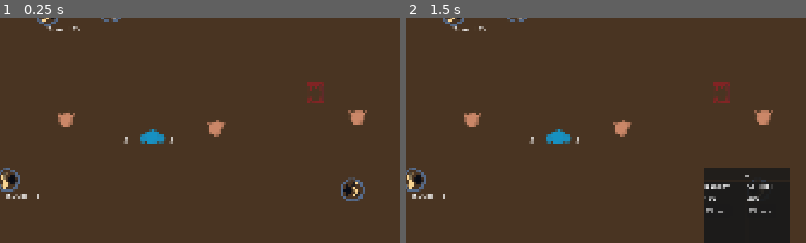
Above: before the commit, frames 1-2 (left to right).
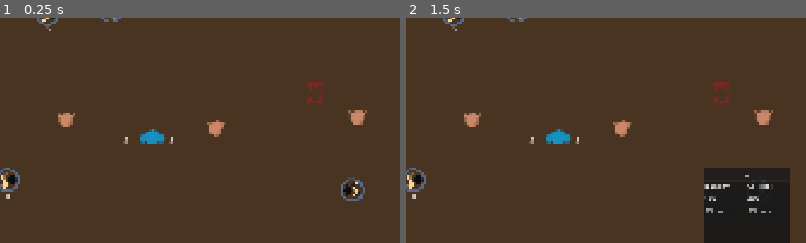
Above: after the commit, the same moments.

Repository: gp-it-be/chory
Game: Godot game, scene res://main/game.tscn
Same seed, same stepped clock (60 frames per second), same inputs: the game is played once before the commit and once after it. The engine's default icon, where the game draws it, is replaced by a stand-in: a white triangle on a blue panel in a dark square.
Inputs (mouse positions are % of the whole screen's width and height, from its top left):
- Up to frame 1 (0.25 s): no input
- Up to frame 2 (1.5 s): click (97, 6) at 0.5 s; click (97, 6) at 1.25 s
The pictures show only the part of the screen within x 7-57%, y 8-58%; the shares and areas given below are measured in that part.

The runs differ from the first frame. In frame 1, 0.1% of the frame differs, in the area x 2-20%, y 3-81%; in frame 2, 0.1%.
Error in both runs: Invalid assignment of property or key 'visible' with value of type 'bool' on a base object of type 'Nil'. (res://factory/ui/ui.gd:34)

Commit message:
have things delivering wait for enough room

Diff:
--- a/items/containers/bin/bin.gd
+++ b/items/containers/bin/bin.gd
@@ -9,7 +9,7 @@
 	_stock.stock_changed.connect(func(value):
 		$Debug.text = _stock.debug_string()
 		)
-	_stock.try_add(start_count, Items.ItemType.CIRCLE)
+	_stock.try_add_all_or_nothing(Items.Quantities.new({Items.ItemType.CIRCLE: start_count}))
 	FactoryController.register_container(self)
 
 func as_provider():
--- a/items/containers/buypoint/buypoint.gd
+++ b/items/containers/buypoint/buypoint.gd
@@ -15,13 +15,12 @@
 	_update_debug()
 	$UI.buy_requested.connect(buy)
 	$UI.close_requested.connect(unselect)
-	_stock.try_add(1, Items.ItemType.CIRCLE)
 	FactoryController.register_container(self)
 
 func buy(itemType: Items.ItemType):
 	##TODO de-prototype
 	if Money.money >= 50:
-		if _stock.try_add(1, itemType):
+		if _stock.try_add_all_or_nothing(Items.Quantities.new({itemType: 1})):
 			Money.add_money(-50)
 		else:
 			print("Couldnt buy because stock dont allow")
--- a/items/containers/salepoint/salepoint.gd
+++ b/items/containers/salepoint/salepoint.gd
@@ -14,6 +14,6 @@
 	return GlobalPosition.wrap(self)
 
 #This is the ItemSink's try_add (make it more explicit this is a moneymachine?)
-func try_add(amount: int, _type: Items.ItemType) -> bool:
-	Money.add_money(amount * 100)
+func try_add_all_or_nothing(quantities: Items.Quantities) -> bool:
+	Money.add_money(quantities.total() * 100)
 	return true
--- a/items/inventory.gd
+++ b/items/inventory.gd
@@ -30,17 +30,6 @@
 		return TakeResultSuccess.new(to_take)
 	return TakeResultNone.new()
 
-func try_add(amount: int, type: Items.ItemType) -> bool: #wether adding was succesful
-	if(amount == 0): return true
-	if not allow_multiple_types_together:
-		if count(Items.AcceptAll.new()) != _counts.get_count(type):
-			print("Couldnt add because theres items of different type")
-			return false
-	_counts.set_count(type, _counts.get_count(type) + amount)
-	stock_changed.emit(_counts)
-	return true
-
-
 func try_add_all_or_nothing(to_add: Items.Quantities) -> bool: #wether adding was succesful
 	if to_add.empty(): return true
 	var added = _counts.with_added(to_add)
@@ -61,6 +50,29 @@
 		if filter.amount_matching(counts) >= amount:
 			return
 
+func wait_for_at_least_quantities(quantities: Items.Quantities):
+	if _counts.has_all(quantities):
+			return
+	while true:
+		await stock_changed
+		if _counts.has_all(quantities):
+			return
+
+func wait_for_room_for(quantities: Items.Quantities):
+	if allow_multiple_types_together: return
+	if quantities.get_types().size() > 1:
+		push_error("Infinitely waiting for room that will never be available.")
+
+	if _only_has_type(quantities): return
+	while true:
+		await stock_changed
+		if _only_has_type(quantities): return
+
+func _only_has_type(quantities: Items.Quantities):
+	var result = _counts.get_types().all(quantities.get_types().has)
+	print(result, " only has types of items to be delivered")
+	return result
+
 func debug_string():
 	return "%s" % _counts
 
--- a/items/item_provider.gd
+++ b/items/item_provider.gd
@@ -27,6 +27,12 @@
 func wait_for_at_least_items_available(amount: int, filter: Items.ItemFilter):
 	await _real_object.wait_for_at_least(amount, filter)
 
+func wait_for_at_least_quantities_available(quantities: Items.Quantities):
+	await _real_object.wait_for_at_least_quantities(quantities)
+
+func wait_for_room_for(quantities: Items.Quantities ):
+	await _real_object.wait_for_room_for(quantities)
+
 func _validate_interface(obj: Variant):
 	get_method_list()
 	var methods :Array[Dictionary]= obj.get_method_list()
--- a/items/item_sink.gd
+++ b/items/item_sink.gd
@@ -6,15 +6,19 @@
 		_real_object = value
 
 func try_deliver(counts: Items.Quantities) -> DeliverResult:
+	print("TODO use the add_all_or_nothing ? or deliver ")
 	var types = counts.get_types()
 	var values = counts.get_values()
 	assert(types.size() == 1, "Implement more than 1 type at once. Deliver what fits?")
-	if _real_object.try_add(values[0], types[0]):
+	if _real_object.try_add_all_or_nothing(Items.Quantities.new({types[0]: values[0]})):
 		return DeliverResult.SUCCESS
 	return DeliverResult.FAILED
 
 func item_count():
 	return _real_object.count()
+
+func wait_for_room_for(quantities: Items.Quantities):
+	await _real_object.wait_for_room_for(quantities)
 
 static func wrap(object: Variant) -> ItemSink:
 	var sink = ItemSink.new()
@@ -22,7 +26,7 @@
 	return sink
 
 func _validate_interface(obj: Variant):
-	_assert_obj_has_method(obj, "try_add", [typeof(1), typeof(Items.ItemType.CIRCLE)], ["", "Items.ItemType"])
+	_assert_obj_has_method(obj, "try_add_all_or_nothing", [typeof(Items.Quantities)], ["RefCounted"])
 
 func _assert_obj_has_method(object: Variant, name: String, param_types: Array[Variant], param_type_class_names: Array[Variant]):
 	var methods :Array[Dictionary]= object.get_method_list()
--- a/machines/processor/processor.gd
+++ b/machines/processor/processor.gd
@@ -29,13 +29,16 @@
 	assert(result.counts.get_types().size() == 1, "this worked when taking 1 item from input")
 	var inserted_type = (result as Inventory.TakeResultSuccess).counts.get_types()[0]
 	var output_type = processes_to(inserted_type)
+	var output_items = Items.Quantities.new({output_type: 1})
 	print("converted ", Items.description_of(inserted_type), " to ", Items.description_of(output_type))
 
 	#actual processing
 	_waiting = true
 	$Processing/AnimationPlayer.play("process_item")
 	await get_tree().create_timer(3).timeout
-	var deliver_result = _output.try_deliver(Items.Quantities.new({output_type: 1}))
+
+	await _output.wait_for_room_for(output_items)
+	var deliver_result = _output.try_deliver(output_items)
 	assert(deliver_result == ItemSink.DeliverResult.SUCCESS, "Add support for sinks that get full")
 
 	$Processing/AnimationPlayer.play("RESET")
--- a/workers/human/working.gd
+++ b/workers/human/working.gd
@@ -7,6 +7,7 @@
 	set(value):
 		_current_step_index = value
 		_current_step = _steps[value]
+var _last_human_delivery_attempt_quantities
 
 var _current_step_paused := false #The current step is paused, and it will set this flag to false when unpaused by itself
 
@@ -42,8 +43,12 @@
 
 	if _current_step is Step.Deliver:
 		var step = _current_step as Step.Deliver
-		_deliver_item(step.to)
-		return true
+		var delivered = _deliver_item(step.to)
+		if not delivered:
+			_current_step_paused = true
+			await step.to.wait_for_room_for(_last_human_delivery_attempt_quantities)
+			_current_step_paused = false
+		return delivered
 
 	if _current_step is Step.Pickup:
 		var step = _current_step as Step.Pickup
@@ -61,22 +66,25 @@
 	return false
 
 
-func _pickup_item(from:ItemProvider):
+func _pickup_item(from:ItemProvider)->bool:
 	var take_result = from.pickup_upto(1, Items.AcceptAll.new())
 	if take_result is Inventory.TakeResultSuccess:
 		assert(take_result.counts.get_types().size() == 1)
-		var result = human.inventory.try_add(take_result.counts.get_values()[0], take_result.counts.get_types()[0])
+		var result = human.inventory.try_add_all_or_nothing(take_result.counts)
 		return true
 	else:
 		return false
 
-func _deliver_item(to: ItemSink):
+func _deliver_item(to: ItemSink) -> bool:
 	var human_item = human.inventory.pickup_upto(1, Items.AcceptAll.new())
 	assert(human_item is Inventory.TakeResultSuccess)
+	_last_human_delivery_attempt_quantities = human_item.counts
 
-	var result = to.try_deliver((human_item as Inventory.TakeResultSuccess).counts)
-	assert(result == ItemSink.DeliverResult.SUCCESS, "Add support for sinks that get full (wait for stock change and retry?)")
+	var success = to.try_deliver((human_item as Inventory.TakeResultSuccess).counts) == ItemSink.DeliverResult.SUCCESS
 
+	if not success:
+		human.inventory.try_add_all_or_nothing(human_item.counts)
+	return success
 
 func _near(global :GlobalPosition):
 	return global.get_global_position().distance_squared_to(global_position) < 1000
